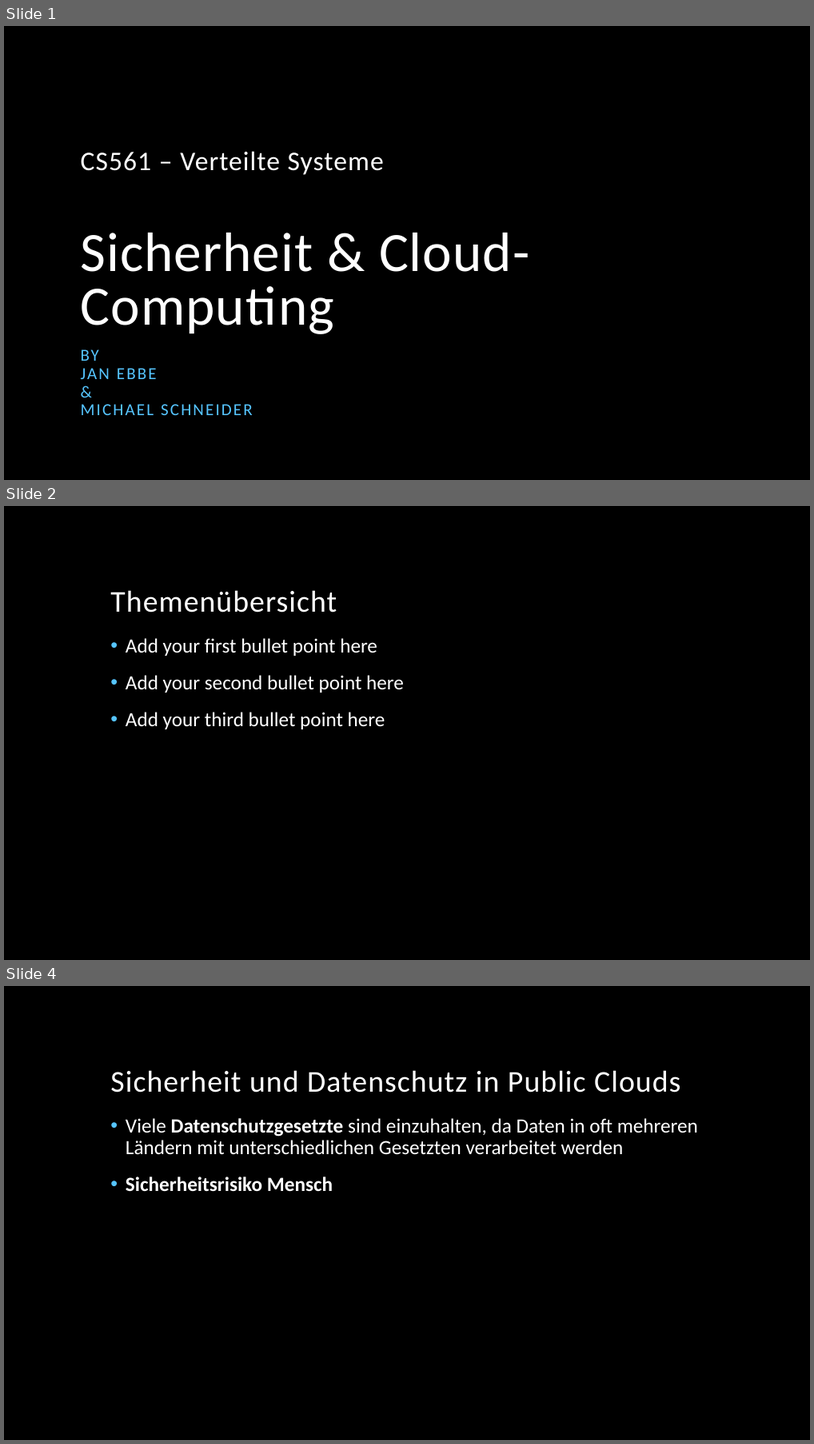
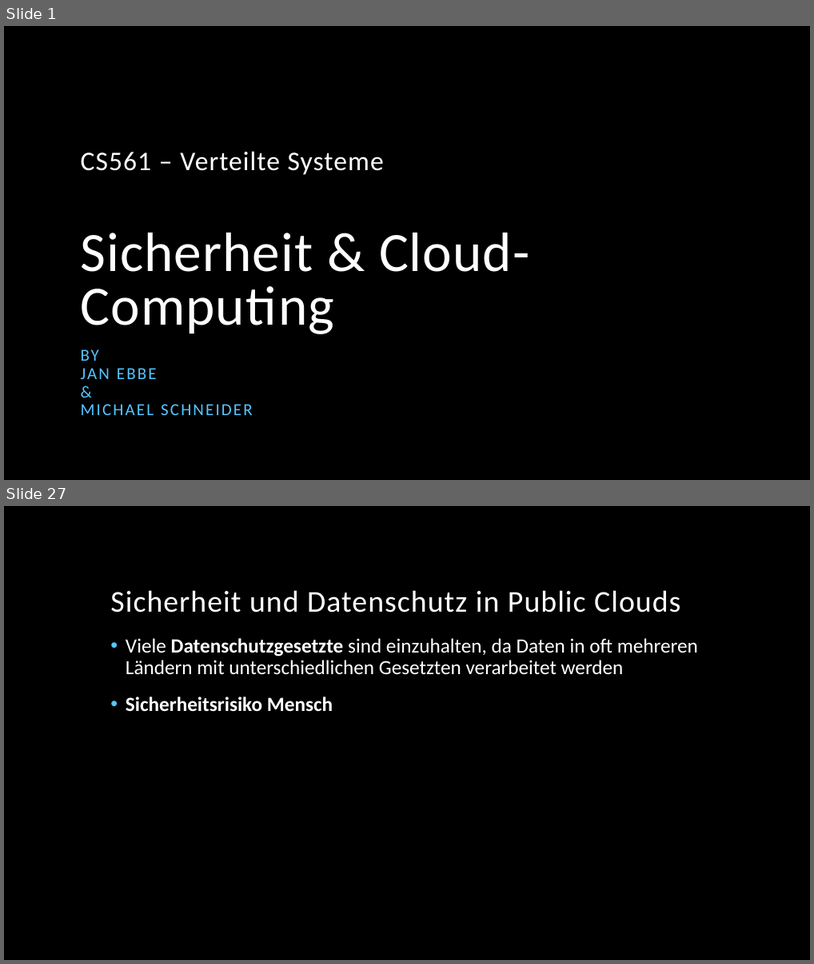
Before and after one commit to cs561/projects, a slide deck: Build your own Cloud II/Build your own Cloud.pptx. Shown one above the other, each under a label of ours: slides 1, 2 and 4 before the commit, slides 1 and 27 after it; the slides between them are not shown. The pictures are 814x1444 and 814x964 pixels, drawn with LibreOffice and Linux fonts; fonts in the diff are those of the drawing; background and template pictures are left out. Boxes give left, top, right and bottom in pixels: in the first picture for what was removed or moved away, otherwise in the second. Text is boxed around its words. In the diff, an @@ line names an element or a change of style, - is before the commit and + after.

```diff
--- a/Build your own Cloud II/Build your own Cloud.pptx
+++ b/Build your own Cloud II/Build your own Cloud.pptx
@@ slide 2 removed at (4, 506, 810, 960), background picture (left out) @@
@@ title removed at (110, 590, 337, 612) @@
-Themenübersicht
@@ text removed at (126, 638, 404, 729) @@
-• Add your first bullet point here
-• Add your second bullet point here
-• Add your third bullet point here
@@ what was slide 4 is now slide 27 @@
```
Also in this commit, not shown: 28 slides changed, 7 slides added.
